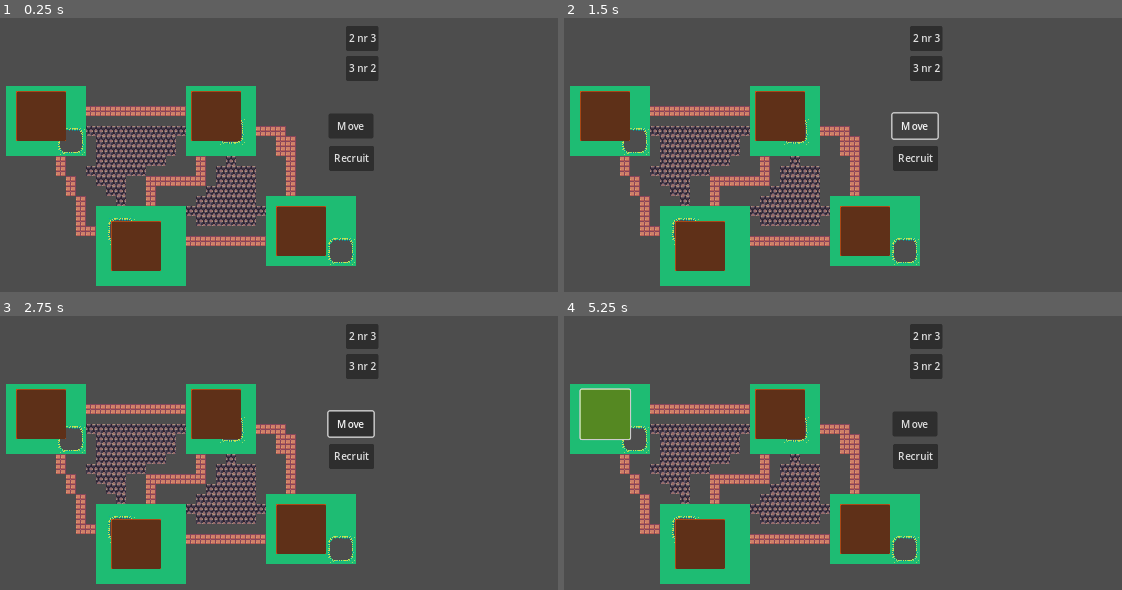
Above: before the commit, frames 1-4 (two rows, left to right).
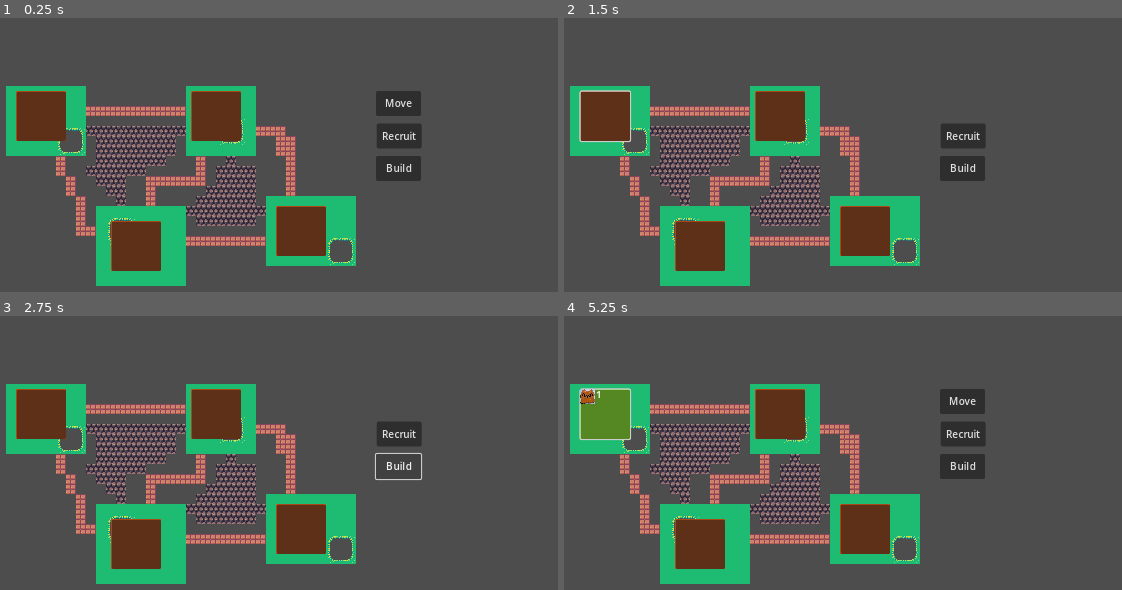
Above: after the commit, the same moments.

Repository: Ojelle/root4dummies
Game: Godot game, scene res://world.tscn
The game is run twice, just before and just after one commit, with the same random seed, the same clock (stepped at 60 frames per second) and the same inputs. The engine's default icon, where the game draws it, is replaced by a stand-in: a white triangle on a blue panel in a dark square.
Inputs (mouse positions are in pixels of both pictures, inside the frame that each line leads up to):
- Up to frame 1 (0.25 s): no input
- Up to frame 2 (1.5 s): click (603, 116) at 0.52 s; click (915, 124) at 1.25 s, where only the run before the commit has a clickable "Move"
- Up to frame 3 (2.75 s): click (396, 466) at 2 s, where only the run after the commit has a clickable "Build"
- Up to frame 4 (5.25 s): click (926, 335) at 2.75 s, where only the run before the commit has a clickable "2 nr 3"; click (926, 365) at 3.5 s, where only the run before the commit has a clickable "3 nr 2"; click "Recruit" at 4.25 s; click (603, 414) at 5.02 s

The runs differ from the first frame. In frame 1, 4.4% of the frame differs, in the area x 58-76%, y 2-60%; in frame 2, 3.5%; in frame 3, 3.4%; in frame 4, 4.6%, in the area x 2-76%, y 2-60%.

Commit message:
Versie 3!

Diff:
--- /dev/null
+++ b/Events.gd
@@ -0,0 +1,5 @@
+extends Node
+
+var WarriorsInClearing = 0
+signal sig_WarriorsInClearing(WarriorsInClearing)
+signal sig_ValidMoveEnded
--- a/Marquise/Marquise_warrior.gd
+++ b/Marquise/Marquise_warrior.gd
@@ -1,18 +1,23 @@
 extends Sprite2D
 
 var amount = 0
-
-# Called when the node enters the scene tree for the first time.
-func _ready():
-	pass # Replace with function body.
+@onready var warrior = $"."
 
 
-# Called every frame. 'delta' is the elapsed time since the previous frame.
+func _ready():
+	pass
+
+
+
 func _process(delta):
 	pass
 
 func adjustAmount(change):
 	if(amount + change > 0):
 		amount += change
+		$TekstWarrior.text = str(amount)
 	else:
 		queue_free()
+
+func currentAmount():
+	return amount
--- a/Marquise/Marquise_warrior.tscn
+++ b/Marquise/Marquise_warrior.tscn
@@ -1,10 +1,19 @@
 [gd_scene load_steps=3 format=3 uid="uid://inyje80nerjf"]
 
-[ext_resource type="Texture2D" uid="uid://bp7kqy41vkvhi" path="res://icon.svg" id="1_y6ngq"]
+[ext_resource type="Texture2D" uid="uid://owr0lfan0tey" path="res://Marquise/UnitWarrior.png" id="1_1mpte"]
 [ext_resource type="Script" path="res://Marquise/Marquise_warrior.gd" id="2_r5rys"]
 
 [node name="warrior" type="Sprite2D"]
-position = Vector2(8, 8)
-scale = Vector2(0.125, 0.125)
-texture = ExtResource("1_y6ngq")
+position = Vector2(12, 12)
+scale = Vector2(0.0288115, 0.0199667)
+texture = ExtResource("1_1mpte")
 script = ExtResource("2_r5rys")
+
+[node name="TekstWarrior" type="RichTextLabel" parent="."]
+offset_left = 485.917
+offset_top = -601.0
+offset_right = 533.917
+offset_bottom = -569.0
+scale = Vector2(28.4882, 39.6176)
+bbcode_enabled = true
+text = "Test"
--- a/buttons.gd
+++ b/buttons.gd
@@ -3,13 +3,18 @@
 
 signal sig_recruit
 signal sig_move
-
-# Called when the node enters the scene tree for the first time.
-func _ready():
-	pass # Replace with function body.
+signal sig_build
+signal sig_slideramountWarriors
+var test = 0
 
 
-# Called every frame. 'delta' is the elapsed time since the previous frame.
+func _ready():
+
+	$Sliders.hide()
+	Events.sig_WarriorsInClearing.connect(setMaxWarriorsSlider)
+	Events.sig_ValidMoveEnded.connect(HideSlider)
+
+
 func _process(delta):
 	pass
 
@@ -18,9 +23,38 @@
 
 
 func _on_move_pressed():
+	$Sliders.show()
+	Events.sig_WarriorsInClearing
 	sig_move.emit()
-#
+
+
+
+func _on_build_pressed():
+	sig_build.emit()
+
+
+
+func _on_h_slider_amount_warriors_drag_ended(value_changed):
+	var amount = $Sliders/HSliderAmountWarriors.get_value()
+	sig_slideramountWarriors.emit(amount)
+
+
+
+func HideSlider():
+	$Sliders.hide() #deze twee wil ik bij het klikken van de 2de (geldige)clearing
+	$Sliders/HSliderAmountWarriors.value=0
+
+func setMaxWarriorsSlider(max):
+	$Sliders/HSliderAmountWarriors.max_value=max
+
+
+
+func _on_h_slider_amount_warriors_value_changed(value):
+	var Opschrift = " warriors"
+	Opschrift = str($Sliders/HSliderAmountWarriors.value) + Opschrift
+	$Sliders/LabelCurrentAmount.text=Opschrift
+
+
+
 #	var deltaX = 5#ClearingB.global_position[0]-ClearingA.global_position[0]
-#	var deltaY = 5#ClearingB.global_position[1]-ClearingA.global_position[1]
 #	$MarquiseDeCatWarrior3.move_local_x(deltaX)
-#	$MarquiseDeCatWarrior3.move_local_y(deltaY)
--- a/buttons.tscn
+++ b/buttons.tscn
@@ -17,5 +17,35 @@
 offset_bottom = 92.0
 text = "Recruit"
 
+[node name="Build" type="Button" parent="."]
+offset_top = 104.0
+offset_right = 72.0
+offset_bottom = 144.0
+text = "Build"
+
+[node name="Sliders" type="Node2D" parent="."]
+
+[node name="LabelAmountWarriors" type="Label" parent="Sliders"]
+offset_left = 80.0
+offset_right = 120.0
+offset_bottom = 23.0
+text = "How Much Warriors move"
+
+[node name="HSliderAmountWarriors" type="HSlider" parent="Sliders"]
+offset_left = 80.0
+offset_top = 24.0
+offset_right = 280.0
+offset_bottom = 40.0
+max_value = 5.0
+
+[node name="LabelCurrentAmount" type="Label" parent="Sliders"]
+offset_left = 152.0
+offset_top = 40.0
+offset_right = 240.0
+offset_bottom = 63.0
+
 [connection signal="pressed" from="Move" to="." method="_on_move_pressed"]
 [connection signal="pressed" from="Recruit" to="." method="_on_recruit_pressed"]
+[connection signal="pressed" from="Build" to="." method="_on_build_pressed"]
+[connection signal="drag_ended" from="Sliders/HSliderAmountWarriors" to="." method="_on_h_slider_amount_warriors_drag_ended"]
+[connection signal="value_changed" from="Sliders/HSliderAmountWarriors" to="." method="_on_h_slider_amount_warriors_value_changed"]
--- a/clearing.gd
+++ b/clearing.gd
@@ -1,6 +1,10 @@
 extends Polygon2D
 
 var verbindingen #Hier moeten de clearings inkomen (bij maken van de map) waarmee de clearing allemaal verbonden is
+var MaxGebouwen
+var AantalGebouwen
+#var LijstGebouwen = [] - SAM - Gebouwen wss niet apart bijhouden maar ook als child toevoegen? Ik zou denken van wel
+
 @onready var warrior_class = preload("res://Marquise/Marquise_warrior.tscn")
 @onready var clearing = $"."
 
@@ -11,9 +15,10 @@
 
 # Called when the node enters the scene tree for the first time.
 func _ready():
+	#Aantal gebouwen wordt geset bij 'worldGen' om bvb ruines aan te duiden
 	pass
 
-# Called every frame. 'delta' is the elapsed time since the previous frame.
+
 func _process(delta):
 	pass
 
@@ -32,19 +37,15 @@
 	self.change_warrior(amount)#self. is niet nodig
 	var from = self.warriorInstance.amount
 	var to = clearing.warriorInstance.amount
-	print(from, ", ", to)
+	#print(from, ", ", to)
 
 func _on_button_mouse_entered():
 	clearing.color = hoverColor
-	pass # Replace with function body.
 
 
 func _on_button_mouse_exited():
 	color = baseColor
-	pass # Replace with function body.
 
 
 func _on_button_pressed():
-	print("clicked")
 	sig_pressed.emit(self)
-	pass # Replace with function body.
--- /dev/null
+++ b/marquise_de_cat_warrior.tscn
@@ -0,0 +1,20 @@
+[gd_scene load_steps=4 format=3 uid="uid://cekwyvad5ibx2"]
+
+[ext_resource type="Texture2D" uid="uid://bp7kqy41vkvhi" path="res://icon.svg" id="1_cq7vv"]
+[ext_resource type="Script" path="res://marquise_de_cat_warrior.gd" id="1_vhy41"]
+
+[sub_resource type="RectangleShape2D" id="RectangleShape2D_wygeb"]
+size = Vector2(16, 16)
+
+[node name="MarquiseDeCatWarrior" type="CharacterBody2D"]
+script = ExtResource("1_vhy41")
+
+[node name="Sprite2D" type="Sprite2D" parent="."]
+position = Vector2(2.38419e-07, -8)
+scale = Vector2(0.125, 0.125)
+texture = ExtResource("1_cq7vv")
+
+[node name="CollisionShape2D" type="CollisionShape2D" parent="."]
+z_index = 3
+position = Vector2(0, -8)
+shape = SubResource("RectangleShape2D_wygeb")
--- a/project.godot
+++ b/project.godot
@@ -14,6 +14,10 @@
 run/main_scene="res://world.tscn"
 config/features=PackedStringArray("4.1", "GL Compatibility")
 config/icon="res://icon.svg"
+
+[autoload]
+
+Events="*res://Events.gd"
 
 [display]
 
--- a/world.gd
+++ b/world.gd
@@ -1,6 +1,11 @@
 extends Node2D
 
 var IsClearingLinked
+var WarriorsToBeMoved = 0
+var moveInProgress = false #stond net boven functie 'move'
+
+signal sig_MaxWarriorsToBeMoved
+
 
 @onready var buttons = $Buttons
 @onready var clearing_1 = $Clearing1
@@ -11,65 +16,86 @@
 var currentClearing
 
 
-# Called when the node enters the scene tree for the first time.
-func _ready():
+
+func _ready(): # Called when the node enters the scene tree for the first time.
+
+	#buttons.hide()
+	#SAM - Mijn buikgevoel zegt dat er een 'start of game' fase moet zijn. Hierbij zal ik bvb de knoppen zichtbaar maken na een eerste maal het selecteren van een clearing.
+	#Hierdoor zou het ook niet meer nodig zijn om kunstmatig een willekeurige clearing als eerste geselecteerde clearing te kiezen
+	#Vermoedelijk is dit  op te vangen door een 'start van uw beurt' te gebruiken, want de laatst geselecteerde clearing van een tegenstander is ook niet relevant voor u
 
 	clearing_1.verbindingen = [clearing_2,clearing_3]
 	clearing_2.verbindingen = [clearing_1,clearing_3,clearing_4]
 	clearing_3.verbindingen = [clearing_1,clearing_2,clearing_4]
 	clearing_4.verbindingen = [clearing_2,clearing_3]
 
+	clearing_1.MaxGebouwen = 1
+	clearing_2.MaxGebouwen = 2
+	clearing_3.MaxGebouwen = 3
+	clearing_4.MaxGebouwen = 4
+
 	buttons.sig_recruit.connect(recruit)
 	buttons.sig_move.connect(move)
+	buttons.sig_build.connect(build)
+	buttons.sig_slideramountWarriors.connect(setAmountWarriorsToBeMoved)
 
 	clearing_1.sig_pressed.connect(pressed_clearing)
 	clearing_2.sig_pressed.connect(pressed_clearing)
 	clearing_3.sig_pressed.connect(pressed_clearing)
 	clearing_4.sig_pressed.connect(pressed_clearing)
 
-	currentClearing = clearing_1
+	currentClearing = clearing_1	#DitMoetWeg - mechanisme vervangen door knoppen pas zichtbaar te maken na selecteren van de eerste clearing
+									#Dit geeft effectief enkel problemen bij de eerste maal recruiten/moven.
 
 
-# Called every frame. 'delta' is the elapsed time since the previous frame.
 func _physics_process(delta):
-	if Input.is_action_just_pressed("ui_1"):
-		var TempTest = $Clearing1
-		var DidIGetInput = 1
-		print("al tot hier")
+	pass
 
 
 func recruit():
 	currentClearing.change_warrior(1)
 
+func setAmountWarriorsToBeMoved(amount):
+	WarriorsToBeMoved = amount
+
 func destroy():
 #	currentClearing.remove_warrior()
 	pass
 
-var moveInProgress = false
+func build():
+	pass
+
+
 func move():
 	moveInProgress = true
 
+
 func pressed_clearing(clearing):
+
 	if(moveInProgress):
-		clearing.move_from(currentClearing, 1)
-		moveInProgress = false
+		if(CheckIsClearingConnected(currentClearing,clearing)==true):
+			clearing.move_from(currentClearing, WarriorsToBeMoved)	# hier de sanitized user input plaatsen, vlak voor move progressen vraag ik input
+			moveInProgress = false
+			#Ik zou willen op dit punt de doelclearing intstellen als nieuwe 'geselecteerde' clearing, maar dan moet ik ook mn max van de move slider aanpassen.
+			#currentClearing=clearing #DIT IS EEN (VOORLOPIGE) DESIGNKEUZE
+			Events.sig_ValidMoveEnded.emit()
+		else:
+			print("clearingsNotConnected")
+			#soort rode flash /visuele waarschuwing geven dat dit geen geldig doel was
 	else:
 		currentClearing = clearing
 
-func TestMetPrint():
-	print("TestMetPrint")
-
-func ApplyMoveBetweenClearings(ClearingA,ClearingB):
-	if CheckIsClearingConnected(ClearingA,ClearingB)==false:
-		print("clearings not connected")
-		return
-	#check child - if warriors present in 'from clearing', otherwise break, if present ask how much
-
-	var deltaX = ClearingB.global_position[0]-ClearingA.global_position[0]
-	var deltaY = ClearingB.global_position[1]-ClearingA.global_position[1]
-#	$MarquiseDeCatWarrior2.move_local_x(deltaX)
-#	$MarquiseDeCatWarrior2.move_local_y(deltaY)
-
+		var MaxWarriors = 0		#SAM - IK HEB HET GEVOEL DAT DIT HIER NIET OP ZIJN PLAATS STAAT - DAT DIT OFWEL EEN FUNCTIE MOET ZIJN OF VIA IETS ANDERS MOET AANGEROEPEN WORDEN
+		if clearing.get_node("warrior") != null:
+			MaxWarriors = clearing.warriorInstance.currentAmount()
+			Events.sig_WarriorsInClearing.emit(MaxWarriors)
+			sig_MaxWarriorsToBeMoved.emit(MaxWarriors)
+			buttons.get_node("Move").show()
+				#SAM - DE CHECK OF ER WARRIORS ZIJN MOET QUASI CONTINU GEBEUREN, ALS ER KOMEN MOET DE KNOP ZICHTBAAR WORDEN
+				#SAM - VOLGENS MIJ NIET IN PHYSICS PROCESS, EERDER ALS ER EEN WARRIOR GEINSTANTIEERD WORDT IN DE CLEARING
+				#SAM - ER ZIJN MOGELIJKS MEER EVENTS DAN ENKEL EEN *BEWUSTE* RECRUIT/MOVE WAARDOOR ER WARRIORS IN EEN CLEARING KOMEN
+		else:
+			buttons.get_node("Move").hide()
 
 
 func CheckIsClearingConnected(clearingA,clearingB):
@@ -79,59 +105,12 @@
 		return false
 
 
-func GetUserInput(): #eventjes niet gebruikt, specifieker gemaakt naar 'ask for clearing'
-	var UserInput = "hihi"
-	var DidIGetInput = 0
-
-	while DidIGetInput != 1:
-		print("while loop")
-		if Input.is_action_just_pressed("ui_1"):
-			UserInput = "1"
-			DidIGetInput = 1
-		if Input.is_action_just_pressed("ui_2"):
-			UserInput = "2"
-			DidIGetInput = 1
-		if Input.is_action_just_pressed("ui_3"):
-			UserInput = "3"
-			DidIGetInput = 1
-		if Input.is_action_just_pressed("ui_4"):
-			UserInput = "4"
-			DidIGetInput = 1
-
-	return UserInput
-
-func AskForClearing():
-	var Clearing = $Clearing3
-	var DidIGetInput = 0
-	print("al tot hier1")
-
-	while DidIGetInput != 1:
-		print("al tot hier2")
-		if Input.is_action_just_pressed("ui_1"):
-			Clearing = $Clearing1
-			DidIGetInput = 1
-			print("al tot hier3")
-		if Input.is_action_just_pressed("ui_2"):
-			Clearing = $Clearing2
-			DidIGetInput = 1
-		if Input.is_action_just_pressed("ui_3"):
-			Clearing = $Clearing3
-			DidIGetInput = 1
-		if Input.is_action_just_pressed("ui_4"):
-			Clearing = $Clearing4
-			DidIGetInput = 1
-	return Clearing
-
-	#var CurrentInputs = 0
-	#while CurrentInputs<NumberOfInputs:
 
 
-func _on_button_pressed():
-	ApplyMoveBetweenClearings($Clearing2,$Clearing3)
-	print("MIJNEN NIEUWEN KNOP")
-	pass # Replace with function body.
 
 
-func _on_button_pressed2():
-	ApplyMoveBetweenClearings($Clearing3,$Clearing2)
-	pass # Replace with function body.
+
+	#var deltaX = ClearingB.global_position[0]-ClearingA.global_position[0]
+	#var deltaY = ClearingB.global_position[1]-ClearingA.global_position[1]
+#	$MarquiseDeCatWarrior2.move_local_x(deltaX)
+#	$MarquiseDeCatWarrior2.move_local_y(deltaY)
--- a/world.tscn
+++ b/world.tscn
@@ -408,27 +408,4 @@
 position = Vector2(464, 304)
 
 [node name="Buttons" parent="." instance=ExtResource("5_ewvrq")]
-position = Vector2(548, 156)
-
-[node name="Knop2nr3" type="Node2D" parent="."]
-position = Vector2(16, 8)
-
-[node name="Button" type="Button" parent="Knop2nr3"]
-offset_left = 560.0
-offset_top = 8.0
-offset_right = 612.0
-offset_bottom = 48.0
-text = "2 nr 3"
-
-[node name="Knop3nr2" type="Node2D" parent="."]
-position = Vector2(16, 8)
-
-[node name="Button" type="Button" parent="Knop3nr2"]
-offset_left = 560.0
-offset_top = 56.0
-offset_right = 608.0
-offset_bottom = 96.0
-text = "3 nr 2"
-
-[connection signal="pressed" from="Knop2nr3/Button" to="." method="_on_button_pressed"]
-[connection signal="pressed" from="Knop3nr2/Button" to="." method="_on_button_pressed2"]
+position = Vector2(624, 120)
Binary file added: Marquise/BuildingRecruiter.png
Not shown, added: Marquise/BuildingRecruiter.png.import
Binary file added: Marquise/BuildingSawmill.png
Not shown, added: Marquise/BuildingSawmill.png.import
Binary file added: Marquise/BuildingWorkshop.png
Not shown, added: Marquise/BuildingWorkshop.png.import
Binary file added: Marquise/TokenWood.png
Not shown, added: Marquise/TokenWood.png.import
Binary file added: Marquise/UnitWarrior.png
Not shown, added: Marquise/UnitWarrior.png.import
